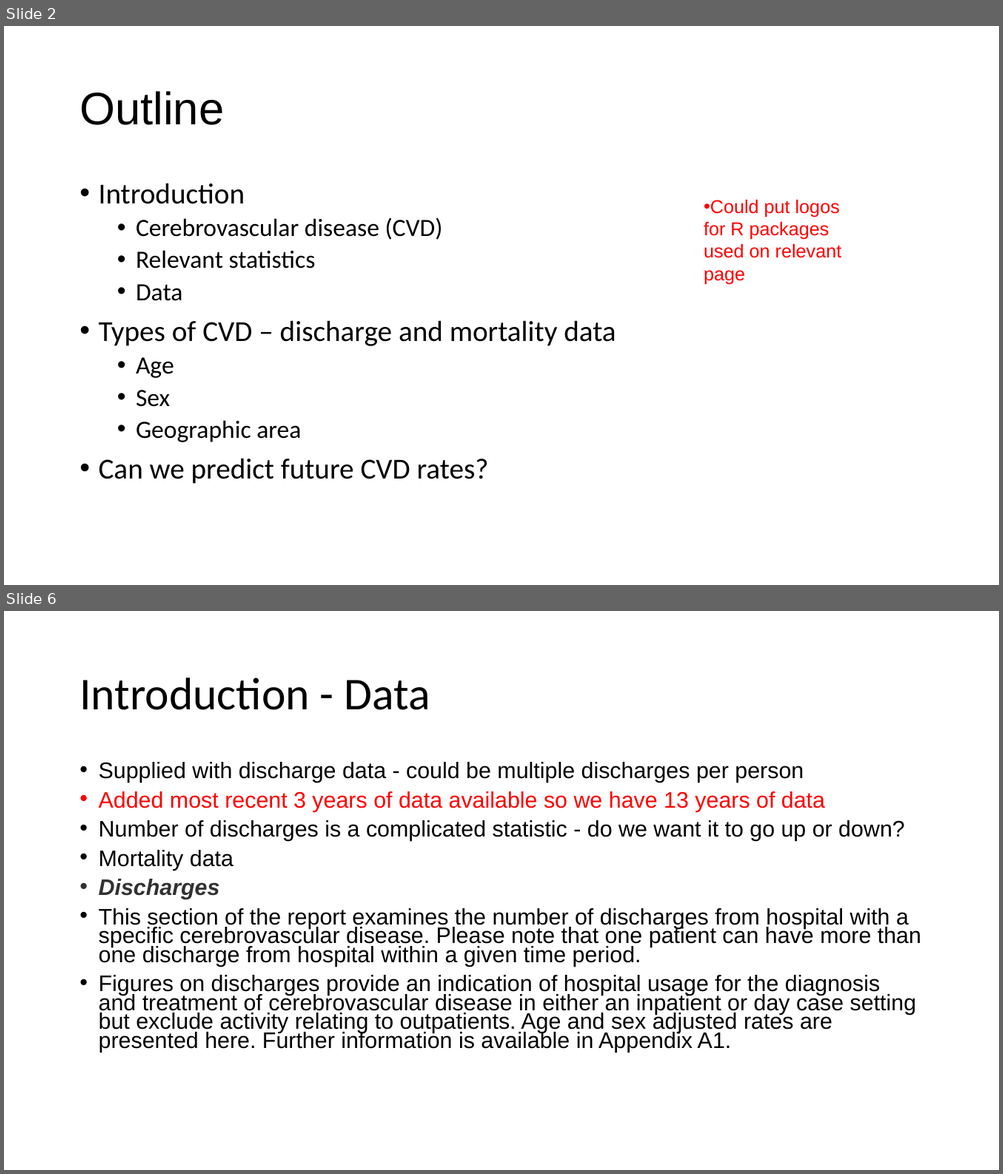
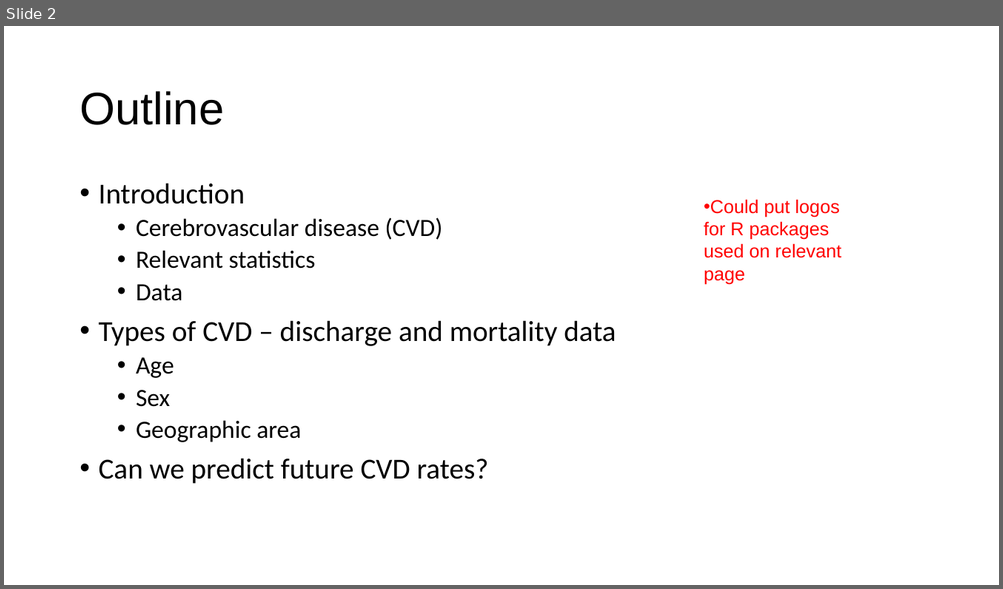
Before and after one commit to fionacarson/final_project_phs_stroke, a slide deck: presentation/phs_stroke_presentation.pptx. Shown one above the other, each under a label of ours: slides 2 and 6 before the commit, slide 2 after it; the slides between them are not shown. The pictures are 1003x1174 and 1003x589 pixels, drawn with LibreOffice and Linux fonts; fonts in the diff are those of the drawing. Boxes give left, top, right and bottom in pixels: in the first picture for what was removed or moved away, otherwise in the second. Text is boxed around its words. In the diff, an @@ line names an element or a change of style, - is before the commit and + after.

```diff
--- a/presentation/phs_stroke_presentation.pptx
+++ b/presentation/phs_stroke_presentation.pptx
@@ slide 6 removed at [4,611,999,1170], background #FFFFFF @@
@@ title removed at [79,678,430,710] @@
-Introduction - Data
@@ text removed at [99,762,921,1053] @@
-• Supplied with discharge data - could be multiple discharges per person
-• Added most recent 3 years of data available so we have 13 years of data
-• Number of discharges is a complicated statistic - do we want it to go up or down?
-• Mortality data
-• Discharges
-• This section of the report examines the number of discharges from hospital with a specific cerebrovascular disease. Please note that one patient can have more than one discharge from hospital within a given time period.
-• Figures on discharges provide an indication of hospital usage for the diagnosis and treatment of cerebrovascular disease in either an inpatient or day case setting but exclude activity relating to outpatients. Age and sex adjusted rates are presented here. Further information is available in Appendix A1.
```
Also in this commit, not shown: 5 slides changed, 6 slides added, 2 other slides removed, 9 other files.
